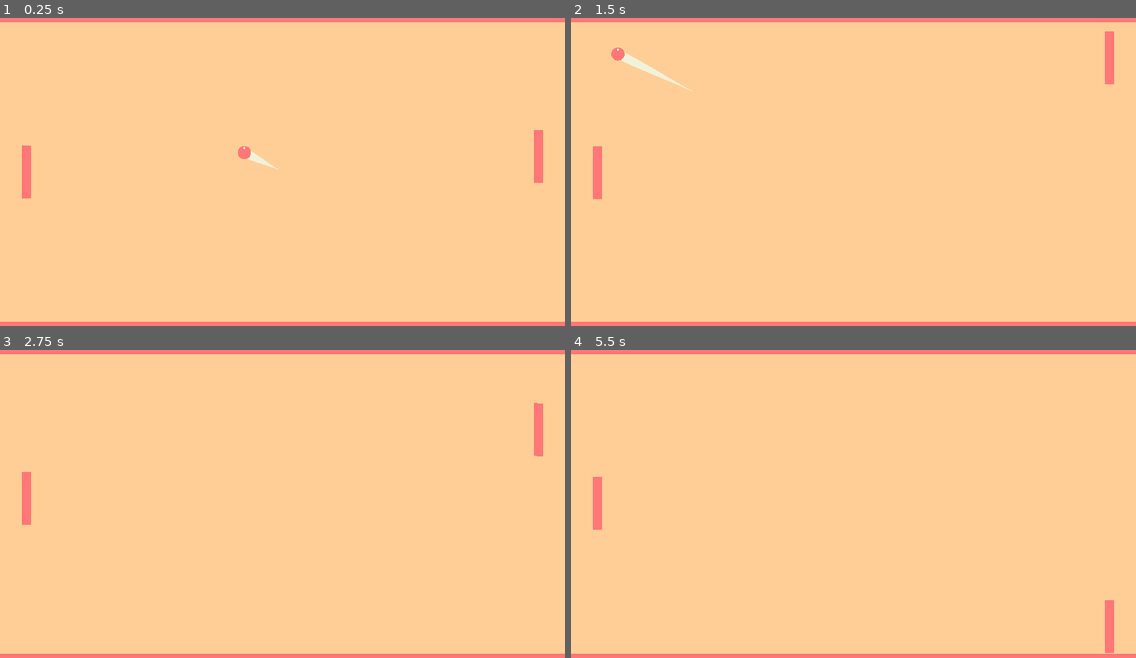
Above: before the commit, frames 1-4 (two rows, left to right).
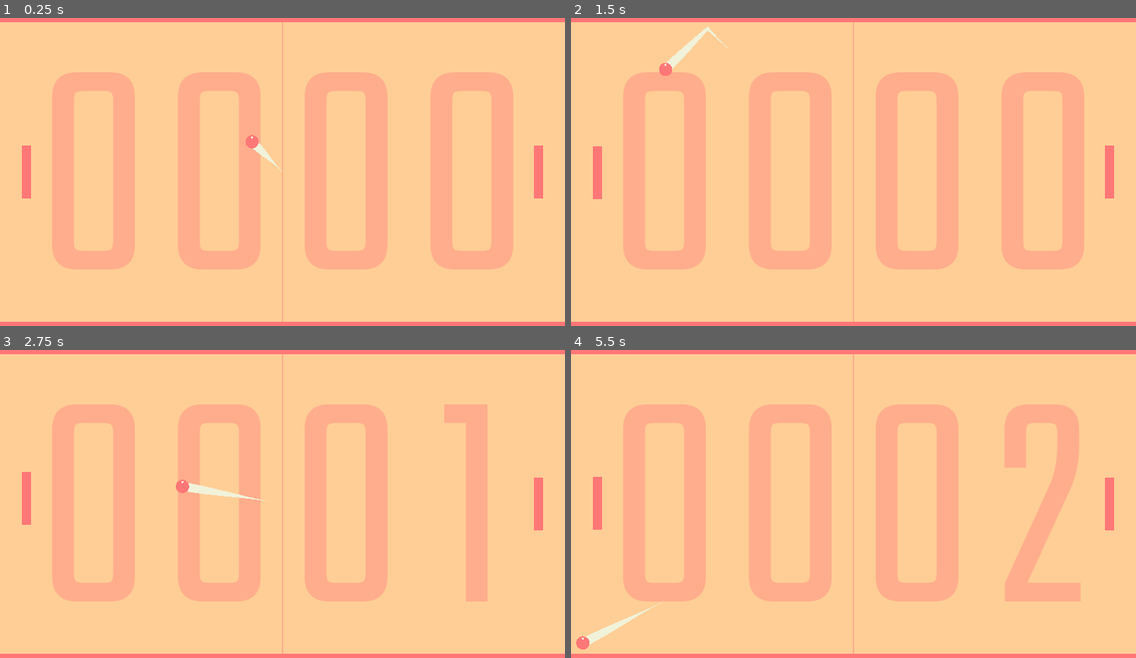
Above: after the commit, the same moments.

Repository: ogilliland/ultimate-ping-pong
Game: Godot game, scene res://main.tscn
Two runs of this game, one before a commit and one after it. Both use one fixed random seed, a clock stepped at 60 frames per second and the inputs below.
Inputs (mouse positions are in pixels of both pictures, inside the frame that each line leads up to):
- Up to frame 1 (0.25 s): no input
- Up to frame 2 (1.5 s): move the mouse to (881, 168) at 0.52 s; move the mouse to (825, 172) at 1.27 s
- Up to frame 3 (2.75 s): move the mouse to (293, 497) at 2.02 s
- Up to frame 4 (5.5 s): move the mouse to (847, 510) at 2.77 s; move the mouse to (893, 507) at 3.52 s; move the mouse to (808, 500) at 4.27 s; move the mouse to (859, 504) at 5.02 s

The runs differ from the first frame. In frame 1, 22% of the frame differs, in the area x 9-97%, y 1-99%; in frame 2, 23%, in the area x 7-97%, y 1-99%; in frame 3, 20%; in frame 4, 21%.

Commit message:
Score points and reset match

Diff:
--- a/ball.gd
+++ b/ball.gd
@@ -1,11 +1,25 @@
 extends KinematicBody2D
 
-const MAX_NORMAL = 100.0
-const MAX_TANGENT = 1000.0
+const MAX_NORMAL: float = 100.0
+const MAX_TANGENT: float = 1000.0
+const DEFAULT_SPEED: float = 400.0
 
-var vel_dir: Vector2 = Vector2(-1, -0.5).normalized()
-var vel_speed: float = 400.0
-var spin: float = 0.0
+var vel_dir: Vector2
+var vel_speed: float
+var spin: float
+
+var default_pos: Vector2
+
+func init() -> void:
+	position = default_pos
+	vel_dir = Vector2(-1, rand_range(-1, 1)).normalized()
+	vel_speed = DEFAULT_SPEED
+	spin = 0.0
+	get_node("Sprite").rotation_degrees = 0.0
+
+func _ready() -> void:
+	default_pos = position
+	init()
 
 func _physics_process(delta: float) -> void:
 	var a = spin * 0.0001
--- a/ball.tscn
+++ b/ball.tscn
@@ -6,7 +6,7 @@
 [sub_resource type="CircleShape2D" id=1]
 radius = 15.0
 
-[node name="Ball" type="KinematicBody2D"]
+[node name="Ball" type="KinematicBody2D" groups=["ball"]]
 script = ExtResource( 2 )
 
 [node name="Sprite" type="Sprite" parent="."]
--- a/ball_trail.gd
+++ b/ball_trail.gd
@@ -5,9 +5,13 @@
 func get_ball_pos() -> Vector2:
 	return get_node("../../Ball").global_position
 
-func _ready() -> void:
+func init() -> void:
+	clear_points()
 	for i in range(num_points):
 		add_point(get_ball_pos())
+
+func _ready() -> void:
+	init()
 
 func _physics_process(delta: float) -> void:
 	add_point(get_ball_pos(), 0)
--- a/enemy.gd
+++ b/enemy.gd
@@ -1,4 +1,4 @@
 extends "res://paddle.gd"
 
-func _physics_process(delta: float) -> void:
-	target_height = get_node("../Ball").position.y
+#func _physics_process(delta: float) -> void:
+#	target_height = get_node("../Ball").position.y
--- /dev/null
+++ b/goal.gd
@@ -0,0 +1,10 @@
+extends Area2D
+
+signal goal_scored(by, against)
+
+export(int, 1, 2) var this_player = 1
+export(int, 1, 2) var other_player = 2
+
+func _on_body_entered(body: Node):
+	if body.is_in_group("ball"):
+		emit_signal("goal_scored", other_player, this_player)
--- a/goal.tscn
+++ b/goal.tscn
@@ -1,9 +1,14 @@
-[gd_scene load_steps=2 format=2]
+[gd_scene load_steps=3 format=2]
+
+[ext_resource path="res://goal.gd" type="Script" id=1]
 
 [sub_resource type="RectangleShape2D" id=1]
 extents = Vector2( 20, 360 )
 
 [node name="Goal" type="Area2D"]
+script = ExtResource( 1 )
 
 [node name="CollisionShape2D" type="CollisionShape2D" parent="."]
 shape = SubResource( 1 )
+
+[connection signal="body_entered" from="." to="." method="_on_body_entered"]
--- a/main.tscn
+++ b/main.tscn
@@ -1,10 +1,18 @@
-[gd_scene load_steps=8 format=2]
+[gd_scene load_steps=11 format=2]
 
 [ext_resource path="res://enemy.tscn" type="PackedScene" id=1]
 [ext_resource path="res://player.tscn" type="PackedScene" id=2]
 [ext_resource path="res://ball.tscn" type="PackedScene" id=3]
 [ext_resource path="res://goal.tscn" type="PackedScene" id=4]
+[ext_resource path="res://fonts/Teko-Light.ttf" type="DynamicFontData" id=5]
 [ext_resource path="res://ball_trail.gd" type="Script" id=6]
+[ext_resource path="res://score.gd" type="Script" id=7]
+
+[sub_resource type="DynamicFont" id=4]
+size = 720
+use_mipmaps = true
+use_filter = true
+font_data = ExtResource( 5 )
 
 [sub_resource type="Curve" id=3]
 _data = [ Vector2( 0, 1 ), 0.0, 0.0, 0, 0, Vector2( 1, 0 ), 0.0, 0.0, 0, 0 ]
@@ -18,6 +26,93 @@
 __meta__ = {
 "_edit_use_anchors_": false
 }
+
+[node name="Score" type="Control" parent="."]
+anchor_right = 1.0
+anchor_bottom = 1.0
+script = ExtResource( 7 )
+__meta__ = {
+"_edit_use_anchors_": false
+}
+
+[node name="HBoxContainer" type="HBoxContainer" parent="Score"]
+anchor_top = -0.15
+anchor_right = 1.0
+anchor_bottom = 1.0
+custom_constants/separation = 0
+__meta__ = {
+"_edit_use_anchors_": false
+}
+
+[node name="LeftSpacer" type="Control" parent="Score/HBoxContainer"]
+margin_right = 69.0
+margin_bottom = 1032.0
+size_flags_horizontal = 3
+
+[node name="P1Digit1" type="Label" parent="Score/HBoxContainer"]
+margin_left = 69.0
+margin_right = 354.0
+margin_bottom = 1032.0
+rect_min_size = Vector2( 285, 0 )
+custom_colors/font_color = Color( 1, 0.678431, 0.54902, 1 )
+custom_fonts/font = SubResource( 4 )
+text = "0"
+align = 1
+__meta__ = {
+"_edit_use_anchors_": false
+}
+
+[node name="P1Digit2" type="Label" parent="Score/HBoxContainer"]
+margin_left = 354.0
+margin_right = 639.0
+margin_bottom = 1032.0
+rect_min_size = Vector2( 285, 0 )
+custom_colors/font_color = Color( 1, 0.678431, 0.54902, 1 )
+custom_fonts/font = SubResource( 4 )
+text = "0"
+align = 1
+__meta__ = {
+"_edit_use_anchors_": false
+}
+
+[node name="Separator" type="ColorRect" parent="Score/HBoxContainer"]
+margin_left = 639.0
+margin_right = 641.0
+margin_bottom = 1032.0
+rect_min_size = Vector2( 2, 0 )
+color = Color( 1, 0.678431, 0.54902, 1 )
+
+[node name="P2Digit1" type="Label" parent="Score/HBoxContainer"]
+margin_left = 641.0
+margin_right = 926.0
+margin_bottom = 1032.0
+rect_min_size = Vector2( 285, 0 )
+custom_colors/font_color = Color( 1, 0.678431, 0.54902, 1 )
+custom_fonts/font = SubResource( 4 )
+text = "0"
+align = 1
+__meta__ = {
+"_edit_use_anchors_": false
+}
+
+[node name="P2Digit2" type="Label" parent="Score/HBoxContainer"]
+margin_left = 926.0
+margin_right = 1211.0
+margin_bottom = 1032.0
+rect_min_size = Vector2( 285, 0 )
+custom_colors/font_color = Color( 1, 0.678431, 0.54902, 1 )
+custom_fonts/font = SubResource( 4 )
+text = "0"
+align = 1
+__meta__ = {
+"_edit_use_anchors_": false
+}
+
+[node name="RightSpacer" type="Control" parent="Score/HBoxContainer"]
+margin_left = 1211.0
+margin_right = 1280.0
+margin_bottom = 1032.0
+size_flags_horizontal = 3
 
 [node name="Effects" type="Node2D" parent="."]
 
@@ -71,3 +166,5 @@
 
 [node name="GoalRight" parent="." instance=ExtResource( 4 )]
 position = Vector2( 1300, 360 )
+this_player = 2
+other_player = 1
--- a/paddle.gd
+++ b/paddle.gd
@@ -4,9 +4,15 @@
 var target_height: float
 var speed: float
 
+var default_pos: Vector2
+
+func init() -> void:
+	position = default_pos
+
 func _ready() -> void:
 	last_height = position.y
 	target_height = position.y
+	default_pos = position
 
 func _physics_process(delta: float) -> void:
 	var diff = position.y - last_height
--- /dev/null
+++ b/score.gd
@@ -0,0 +1,39 @@
+extends Control
+
+var score_p1: int
+var score_p2: int
+
+func _ready() -> void:
+	get_node("../GoalLeft").connect("goal_scored", self, "_on_goal")
+	get_node("../GoalRight").connect("goal_scored", self, "_on_goal")
+
+func init() -> void:
+	score_p1 = 0
+	score_p2 = 0
+	update_score()
+	new_match()
+
+func new_match() -> void:
+	get_node("../Ball").init()
+	get_node("../Effects/BallTrail").init()
+#	get_node("../Player").init()
+#	get_node("../Enemy").init()
+
+func _on_goal(by: int, against: int) -> void:
+	match by:
+		1:
+			score_p1 += 1
+		2:
+			score_p2 += 1
+	update_score()
+	new_match()
+
+func update_score() -> void:
+	var p11 = floor(score_p1 / 10)
+	var p12 = score_p1 % 10
+	var p21 = floor(score_p2 / 10)
+	var p22 = score_p2 % 10
+	get_node("HBoxContainer/P1Digit1").text = str(p11)
+	get_node("HBoxContainer/P1Digit2").text = str(p12)
+	get_node("HBoxContainer/P2Digit1").text = str(p21)
+	get_node("HBoxContainer/P2Digit2").text = str(p22)
Binary file added: fonts/Teko-Bold.ttf
Binary file added: fonts/Teko-Light.ttf
Binary file added: fonts/Teko-Medium.ttf
Binary file added: fonts/Teko-Regular.ttf
Binary file added: fonts/Teko-SemiBold.ttf
